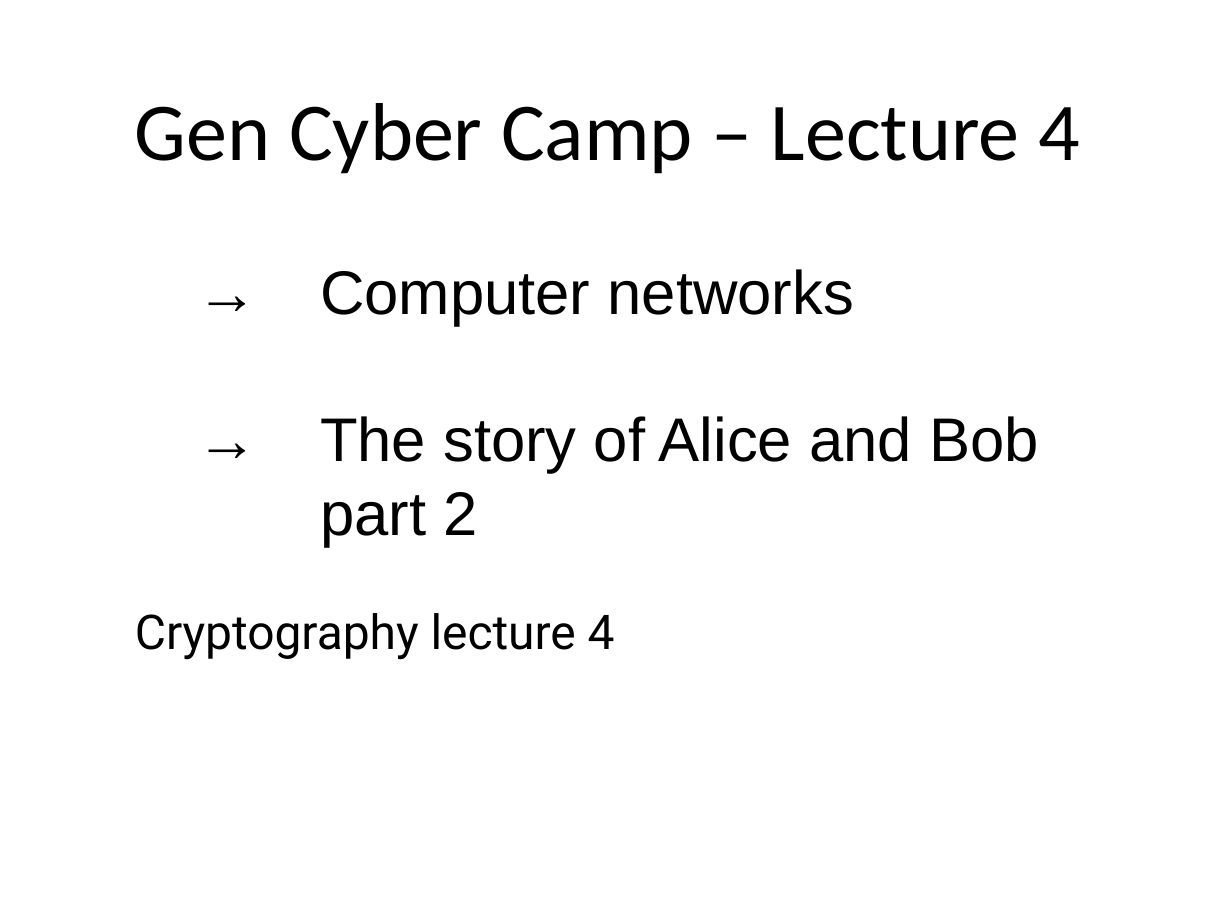
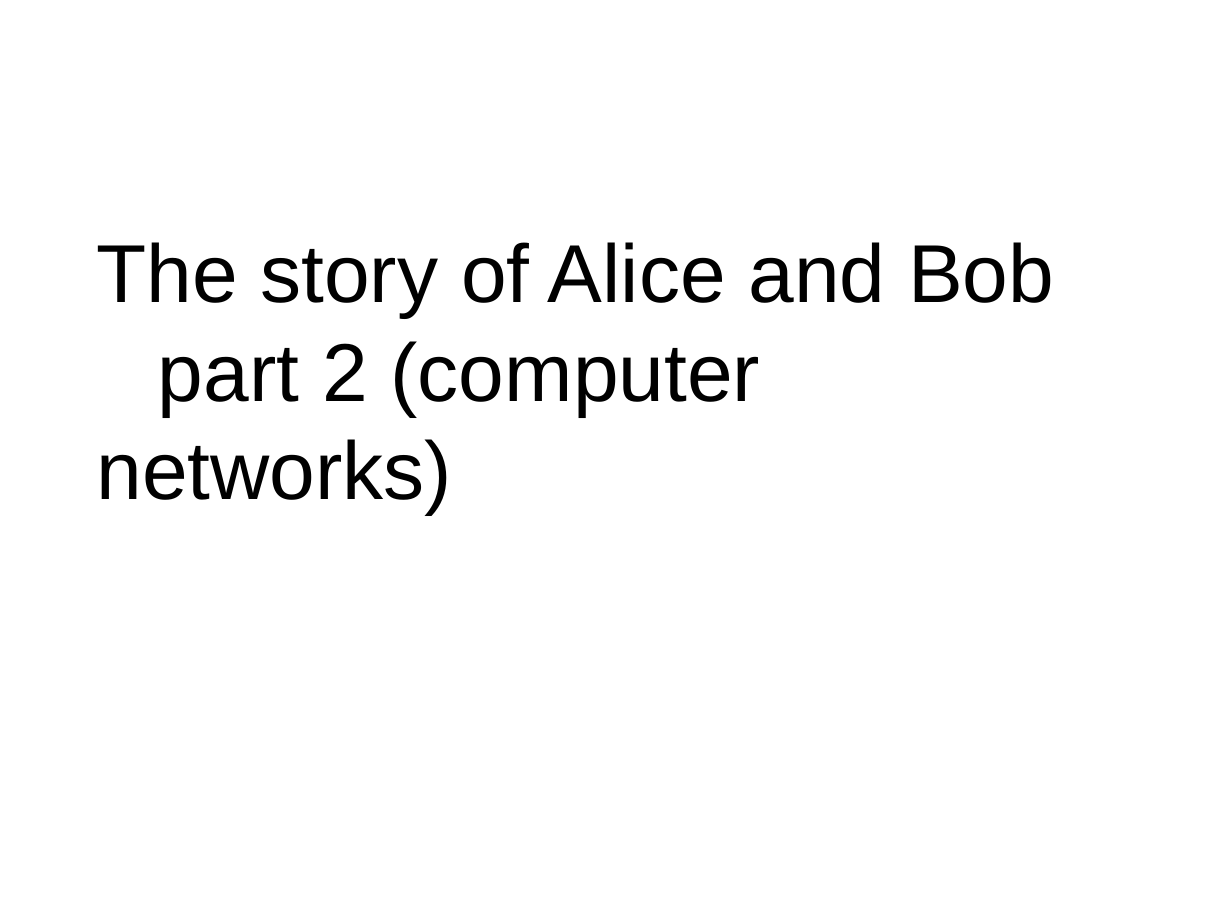
Before and after one commit to wu4f/cyberpdx-crypto, a slide deck: slide 2 of www/static/NetWorkProtocolsLecture4.pptx. Drawn at 1232x924 pixels with LibreOffice and Linux fonts; fonts in the diff are those of the drawing. Boxes give left, top, right and bottom in pixels: in the first picture for what was removed or moved away, otherwise in the second. Text is boxed around its words. In the diff, an @@ line names an element or a change of style, - is before the commit and + after.

```diff
--- a/www/static/NetWorkProtocolsLecture4.pptx
+++ b/www/static/NetWorkProtocolsLecture4.pptx
@@ text removed at box(135, 103, 1080, 174) @@
-Gen Cyber Camp – Lecture 4
@@ title "The story of Alice and ..." at box(96, 242, 1054, 514): vertical alignment top to bottom @@
@@ title at box(96, 242, 1054, 514): text changed; size 36 to 48 pt @@
-→ Computer networks
-→ The story of Alice and Bob
-part 2
+The story of Alice and Bob
+part 2 (computer networks)
@@ text removed at box(135, 613, 615, 660) @@
-Cryptography lecture 4
```
Also in this commit, not shown: 9 other slides changed, 2 slides added, 9 slides removed, 4 other files.
